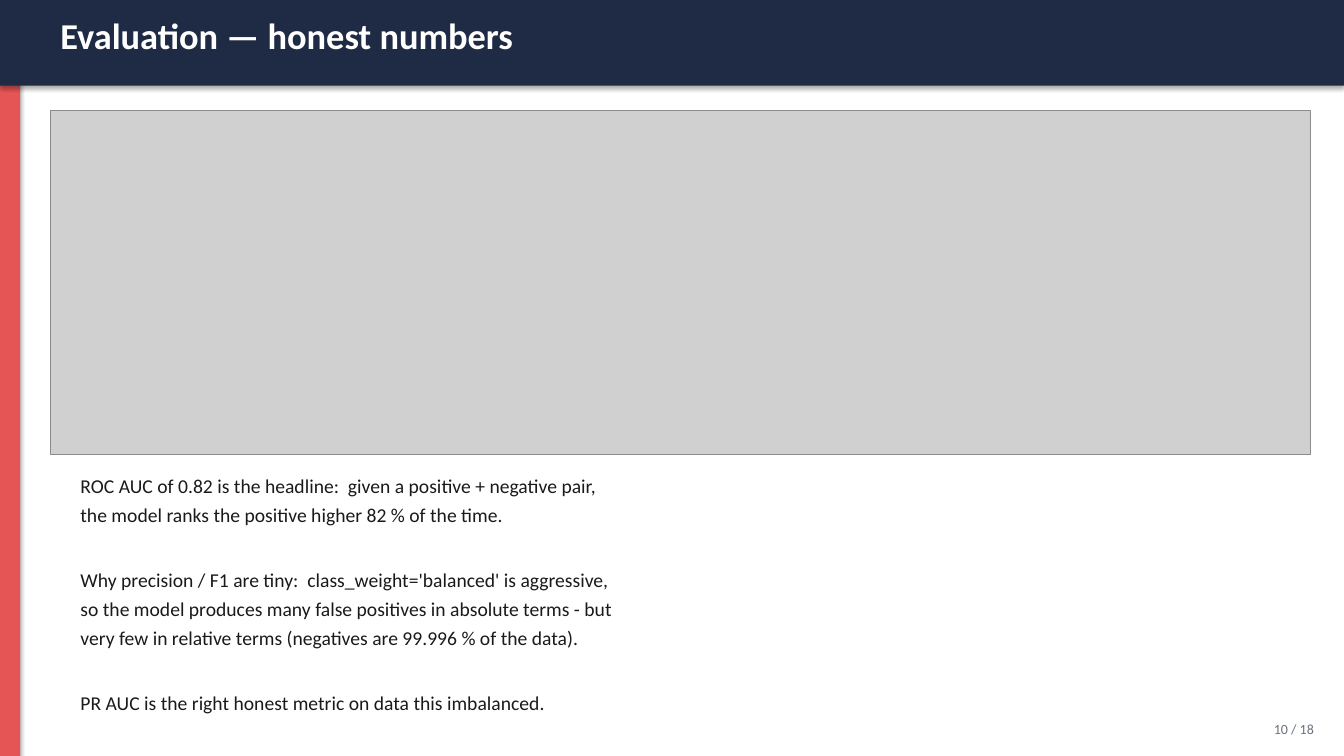
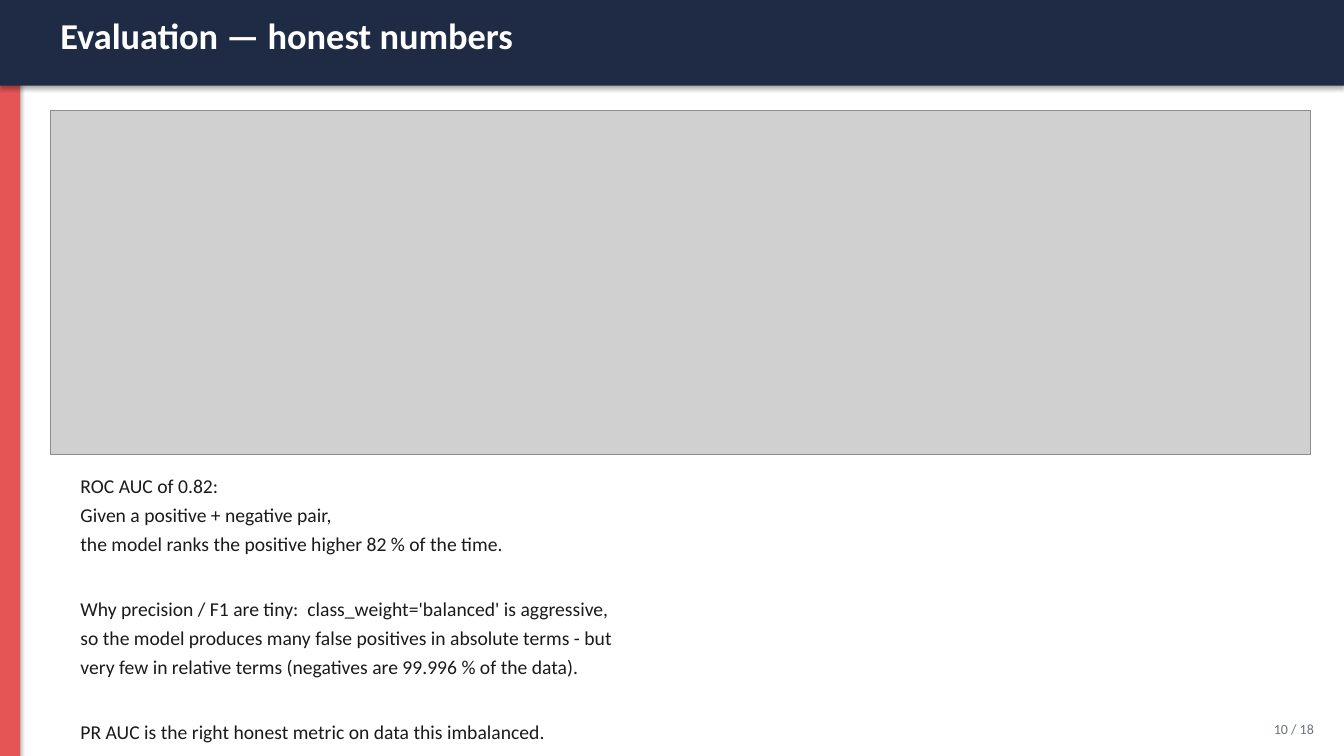
Before and after one commit to mcrisci24/lanl-threat-pipeline, a slide deck: slide 10 of PRESENTATION.pptx. Drawn at 1344x756 pixels with LibreOffice and Linux fonts; fonts in the diff are those of the drawing; grey boxes stand for pictures. Boxes give left, top, right and bottom in pixels: in the first picture for what was removed or moved away, otherwise in the second. Text is boxed around its words. In the diff, an @@ line names an element or a change of style, - is before the commit and + after.

```diff
--- a/PRESENTATION.pptx
+++ b/PRESENTATION.pptx
@@ text at <box>80,479,331,526</box>: text changed @@
-ROC AUC of 0.82 is the headline: given a positive + negative pair,
+ROC AUC of 0.82:
+Given a positive + negative pair,
```
Also in this commit, not shown: 1 other slide changed, 19 other files.
